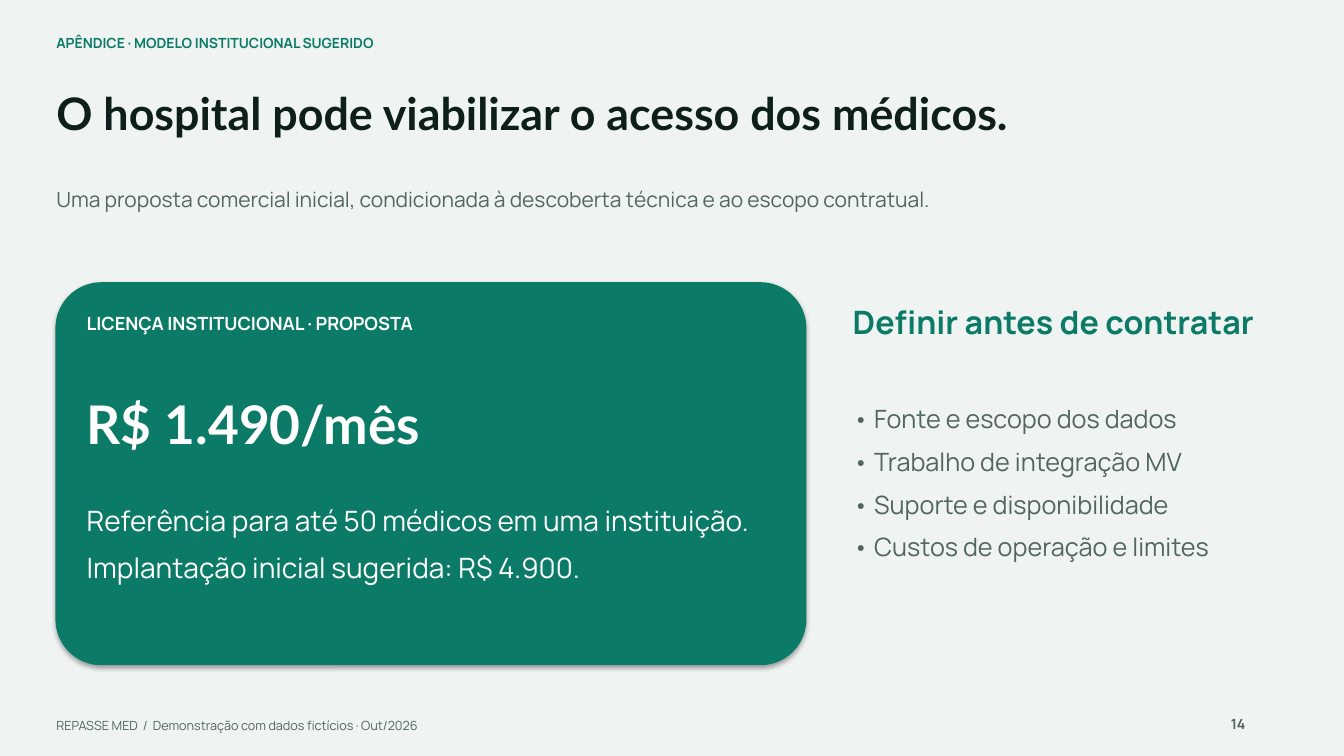
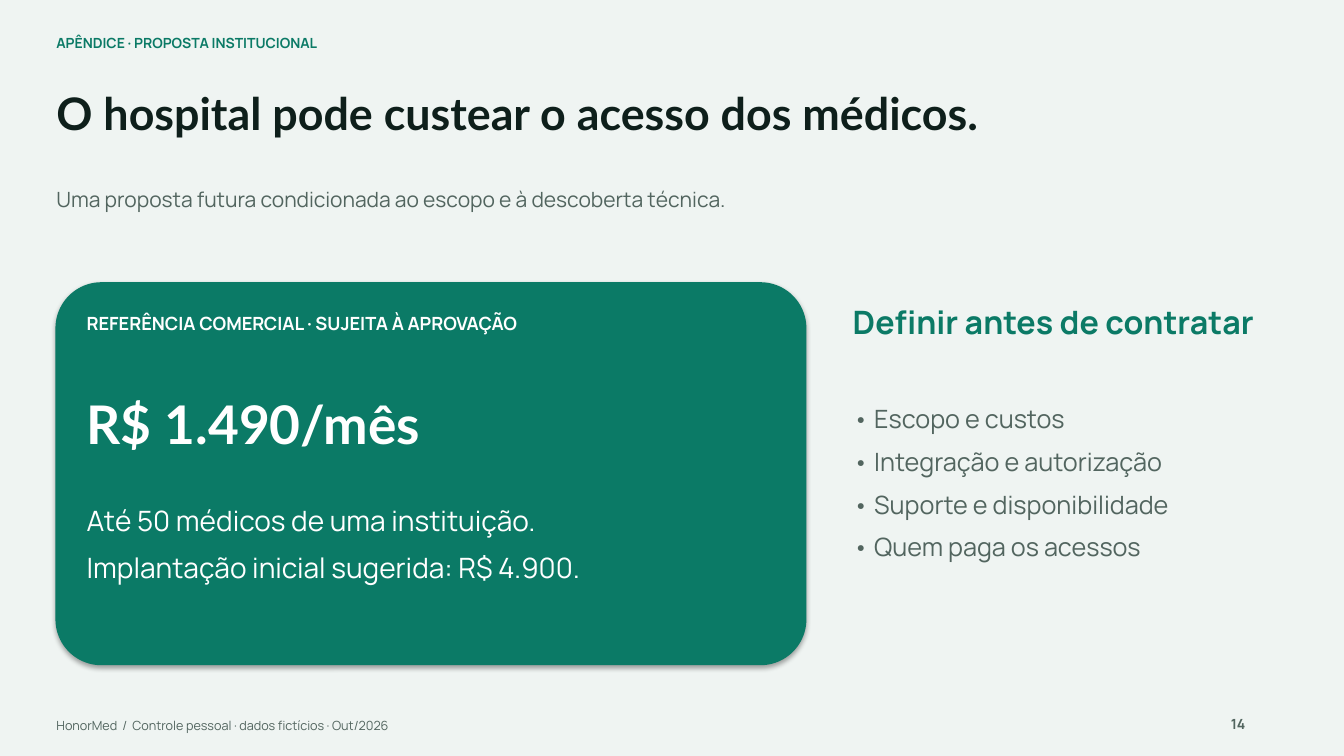
Before and after one commit to Gor0d/HonorMed, a slide deck: slide 14 of docs/apresentacao/Repasse_MED_Apresentacao_Medicos.pptx. Drawn at 1344x756 pixels with LibreOffice and Linux fonts; fonts in the diff are those of the drawing. Boxes give left, top, right and bottom in pixels: in the first picture for what was removed or moved away, otherwise in the second. Text is boxed around its words. In the diff, an @@ line names an element or a change of style, - is before the commit and + after.

```diff
--- a/docs/apresentacao/Repasse_MED_Apresentacao_Medicos.pptx
+++ b/docs/apresentacao/Repasse_MED_Apresentacao_Medicos.pptx
@@ text at <box>56,34,317,49</box>: text changed @@
-APÊNDICE · MODELO INSTITUCIONAL SUGERIDO
+APÊNDICE · PROPOSTA INSTITUCIONAL
@@ text at <box>56,96,978,138</box>: text changed @@
-O hospital pode viabilizar o acesso dos médicos.
+O hospital pode custear o acesso dos médicos.
@@ text at <box>56,190,725,212</box>: text changed @@
-Uma proposta comercial inicial, condicionada à descoberta técnica e ao escopo contratual.
+Uma proposta futura condicionada ao escopo e à descoberta técnica.
@@ text at <box>87,313,517,335</box>: text changed @@
-LICENÇA INSTITUCIONAL · PROPOSTA
+REFERÊNCIA COMERCIAL · SUJEITA À APROVAÇÃO
@@ text at <box>874,410,1162,477</box>: text changed @@
-• Fonte e escopo dos dados
-• Trabalho de integração MV
+• Escopo e custos
+• Integração e autorização
@@ text at <box>87,509,535,538</box>: text changed @@
-Referência para até 50 médicos em uma instituição.
+Até 50 médicos de uma instituição.
@@ text at <box>874,537,1141,563</box>: text changed @@
-• Custos de operação e limites
+• Quem paga os acessos
@@ text at <box>56,720,388,733</box>: text changed @@
-REPASSE MED / Demonstração com dados fictícios · Out/2026
+HonorMed / Controle pessoal · dados fictícios · Out/2026
```
Also in this commit, not shown: 9 other slides changed, 6 slides added, 6 slides removed, 18 other files.
